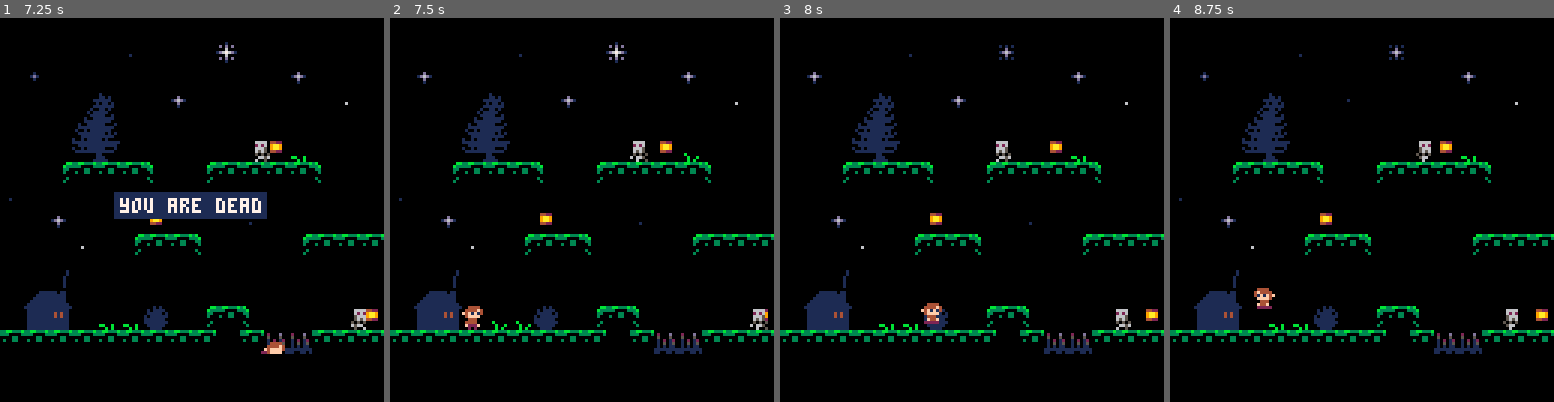
Above: before the commit, frames 1-4 (left to right).
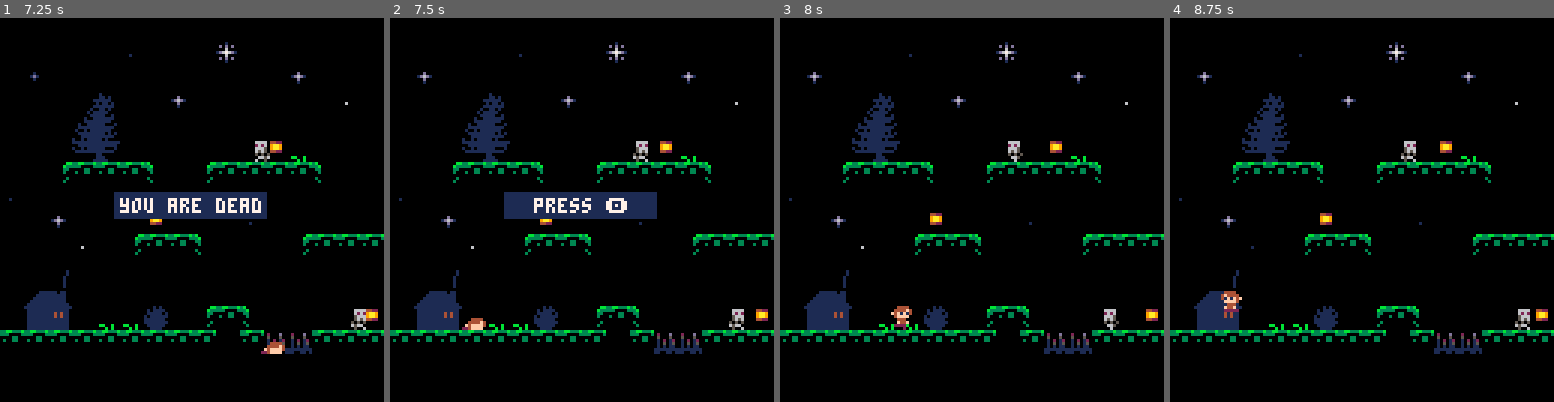
Above: after the commit, the same moments.

Repository: nicolasmbronner/pico-8
Game: PICO-8 cartridge platformer.p8
Two runs of this game, one before a commit and one after it. Both use one fixed random seed, a clock stepped at 60 frames per second and the inputs below.
Inputs:
- Up to frame 1 (7.25 s): tap O (Z key) at 0.7, 1.7, 2.1, 2.5, 2.9, 3.3, 3.7, 4.1, 4.5, 4.9, 5.3, 5.7, 6.1, 6.5, 6.9 s; hold Right 1.6-2.1 s; hold Right 2.47-3.03 s; hold Left 3.08-3.58 s; hold Right 4.02-4.68 s; hold Left 5.08-5.68 s; hold Right 6.08-6.58 s; hold Right 6.63-7.13 s
- Up to frame 2 (7.5 s): tap O (Z key) at 7.3 s
- Up to frame 3 (8 s): hold Right from 7.5 s (still down); tap O (Z key) at 7.7 s
- Up to frame 4 (8.75 s): release Right at 8.07 s; tap O (Z key) at 8.1, 8.5 s; hold Left 8.12-8.62 s

Frame 1 is identical in both runs. In frame 2, 3.6% of the frame differs, in the area x 18-99%, y 32-82%; in frame 3, 1.1%; in frame 4, 1.2%.

Commit message:
Update platformer.p8

Diff:
--- a/platformer.p8
+++ b/platformer.p8
@@ -11,6 +11,8 @@
 -- porte fermee > bois
 
 function _init()
+	w=3     --wood
+	pb={}   --put backs (interact.)
 	st="start" --state
 	iplr() --init player
 
@@ -19,6 +21,7 @@
 
 	deb={}
 	ienemies()
+	ipickups()
 end
 
 function _update60()
@@ -32,6 +35,7 @@
 		u★() --animate stars
 		uhouse()   --house > win
 	elseif st=="dead" then
+		--todo:no back to title
 		uplr()
 		animategrass()
 		uhazards()
@@ -40,9 +44,10 @@
 		u★()
 		uhouse()
 		if btnp(🅾️) then
-			plr.x=3*8
-			plr.y=12*8
+			--plr.x=3*8
+			--plr.y=12*8
 			st="play"
+			respawn()
 		end
 		plr.sp=19
 	elseif st=="start" then
@@ -54,6 +59,7 @@
 			plr.x=3*8
 			plr.y=12*8
 			st="play"
+			respawn()
 		end
 	end
 end
@@ -242,12 +248,27 @@
 -->8
 --interractables--
 
+function ipickups()
+	for x=0,15 do
+		for y=0,15 do
+			if mget(x,y)==8 then
+				add(pb,{
+					tx=x,
+					ty=y,
+					sp=8
+				})
+			end
+		end --for y
+	end ---for x
+end
+
 function upickups()
 	local ptx=(plr.x+4)/8
 	local pty=(plr.y+5)/8
 
 	if mget(ptx,pty)==8 then
 		mset(ptx,pty,16)
+		w-=1
 	end
 end
 
@@ -255,7 +276,8 @@
 	local ptx=(plr.x+4)/8
 	local pty=(plr.y+5)/8
 
-	if mget(ptx,pty)==49 then
+	if mget(ptx,pty)==49 and
+	w==0 then
 		st="win"
 	end
 end
@@ -283,6 +305,13 @@
 		for y=0,15 do
 			local mt=mget(x,y) --map tile
 			if mt==41 then
+
+				add(pb,{
+					tx=x,
+					ty=y,
+					sp=41
+				})
+
 				mset(x,y,0) --delete tile
 				encnt+=1
 
@@ -499,6 +528,16 @@
 			st.ctmr-=1
 		end --else
 	end --for k,st in pairs (★st)
+end
+-->8
+--respawn--
+
+function respawn()
+	for t in all(pb) do
+		mset(t.tx,t.ty,t.sp)
+		del(pb,t)
+	end
+	_init()
 end
 __gfx__
 000000000044440000000000004444000044440000444400000000000044440000000000000000bb33bb333b3b00000000000000000000000000000000010100
